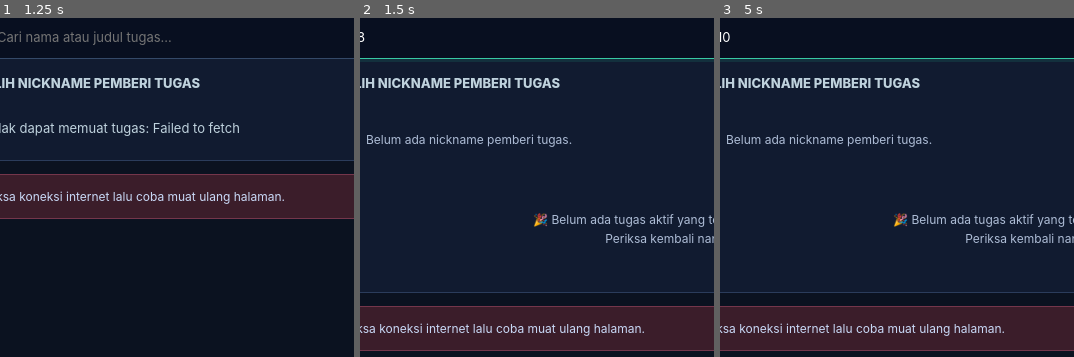
Above: before the commit, frames 1-3 (left to right).
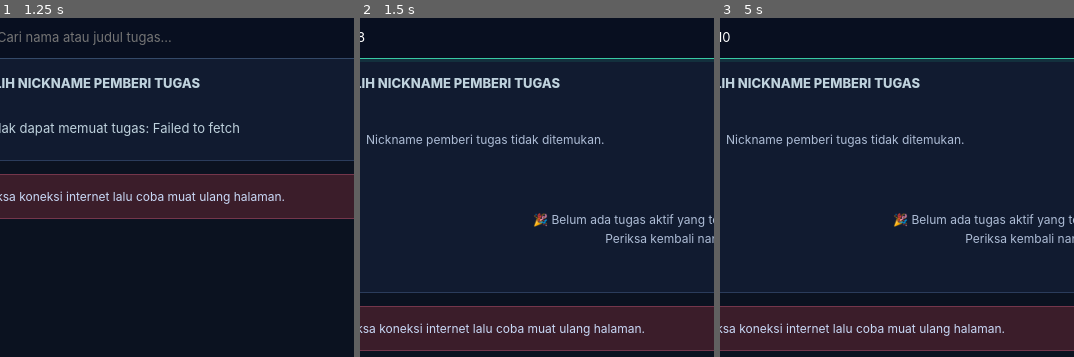
Above: after the commit, the same moments.

Repository: vexelkang-cell/gamepai
Game: browser game, page vexel-quiz/murid/tugas/index.html
The game is run twice, just before and just after one commit, with the same random seed, the same clock (stepped at 60 frames per second) and the same inputs.
Inputs (mouse positions are % of the whole screen's width and height, from its top left):
- Up to frame 1 (1.25 s): tap Space at 1.1 s
- Up to frame 2 (1.5 s): click (50, 53) at 1.27 s; type "8" at 1.27 s; tap Enter at 1.3 s
- Up to frame 3 (5 s): tap Space every 0.5 s from 1.6 to 4.6 s; click (50, 53) at 1.87 s; type "5" at 1.87 s; tap Enter every 0.6 s from 1.9 to 4.9 s; click (50, 53) at 2.47 s; type "2" at 2.47 s; click (50, 53) at 3.07 s; type "9" at 3.07 s; click (50, 53) at 3.67 s; type "6" at 3.67 s; click (50, 53) at 4.27 s; type "3" at 4.27 s; click (50, 53) at 4.87 s; type "10" at 4.87 s
The pictures show only the part of the screen within x 6-56%, y 50-100%; the shares and areas given below are measured in that part.

Frame 1 is identical in both runs. In frame 2, 1.0% of the frame differs, in the area x 2-69%, y 34-39%; in frame 3, 1.0%.

Commit message:
Make task search filter teacher nicknames and assignments

Diff:
--- a/vexel-quiz/murid/tugas/index.html
+++ b/vexel-quiz/murid/tugas/index.html
@@ -11,11 +11,13 @@
 async function load(){try{const savedName=localStorage.getItem("vexelQuizStudentName")||"";const url=API+"/quiz/assignm …(550 unchanged characters)…
 function render(){
  const creators=[...new Set(tasks.map(t=>t.creatorNickname||"Guru"))].sort((a,b)=>a.localeCompare(b,"id"));
- $("creatorList").innerHTML=creators.length?creators.map(name=>'<button type="button" class="creator-chip '+(selectedCreator===name?"active":"")+'" data-creator="'+esc(name)+'">'+esc(name)+' <small>'+tasks.filter(t=>(t.creatorNickname||"Guru")===name).length+' tugas</small></button>').join(""):'<div class="empty">Belum ada nickname pemberi tugas.</div>';
- $("creatorList").querySelectorAll("[data-creator]").forEach(b=>b.addEventListener("click",()=>{selectedCreator=b.dataset.creator;render()}));
  const q=$("taskSearch").value.trim().toLowerCase();
+ const shownCreators=selectedCreator?creators:creators.filter(name=>name.toLowerCase().includes(q));
+ $("creatorList").innerHTML=selectedCreator?'<button type="button" class="creator-chip" id="backCreators">← Semua pemberi tugas</button><span class="creator-chip active">'+esc(selectedCreator)+'</span>':shownCreators.length?shownCreators.map(name=>'<button type="button" class="creator-chip" data-creator="'+esc(name)+'">'+esc(name)+' <small>'+tasks.filter(t=>(t.creatorNickname||"Guru")===name).length+' tugas</small></button>').join(""):'<div class="empty">Nickname pemberi tugas tidak ditemukan.</div>';
+ $("creatorList").querySelectorAll("[data-creator]").forEach(b=>b.addEventListener("click",()=>{selectedCreator=b.dataset.creator;$("taskSearch").value="";render()}));
+ const back=$("backCreators");if(back)back.addEventListener("click",()=>{selectedCreator="";$("taskSearch").value="";render()});
  const visible=selectedCreator?tasks.filter(t=>(t.creatorNickname||"Guru")===selectedCreator&&[t.title,t.packTitle,t.subject,t.classLevel].join(" ").toLowerCase().includes(q)):[];
- $("taskList").innerHTML=!tasks.length?'<div class="empty">🎉 …(77 unchanged characters)… >':!selectedCreator?'<div class="empty">Pilih nickname pemberi tugas di atas untuk melihat tugas yang diberikan.</ …(504 unchanged characters)…
+ $("taskList").innerHTML=!tasks.length?'<div class="empty">🎉 …(77 unchanged characters)… >':!selectedCreator?'<div class="empty">Cari atau pilih nickname pemberi tugas untuk melihat tugas yang diberikan.</ …(504 unchanged characters)…
  $("taskList").querySelectorAll("[data-start]").forEach(b=>b.addEventListener("click",()=>chooseTask(tasks.find(t=>t.id===b.dataset.start))));
 }
 function chooseTask(t){selectedTask=t;$("nameInput").value=localStorage.getItem("vexelQuizStudentName")||"";$("nameModa …(2752 unchanged characters)…
